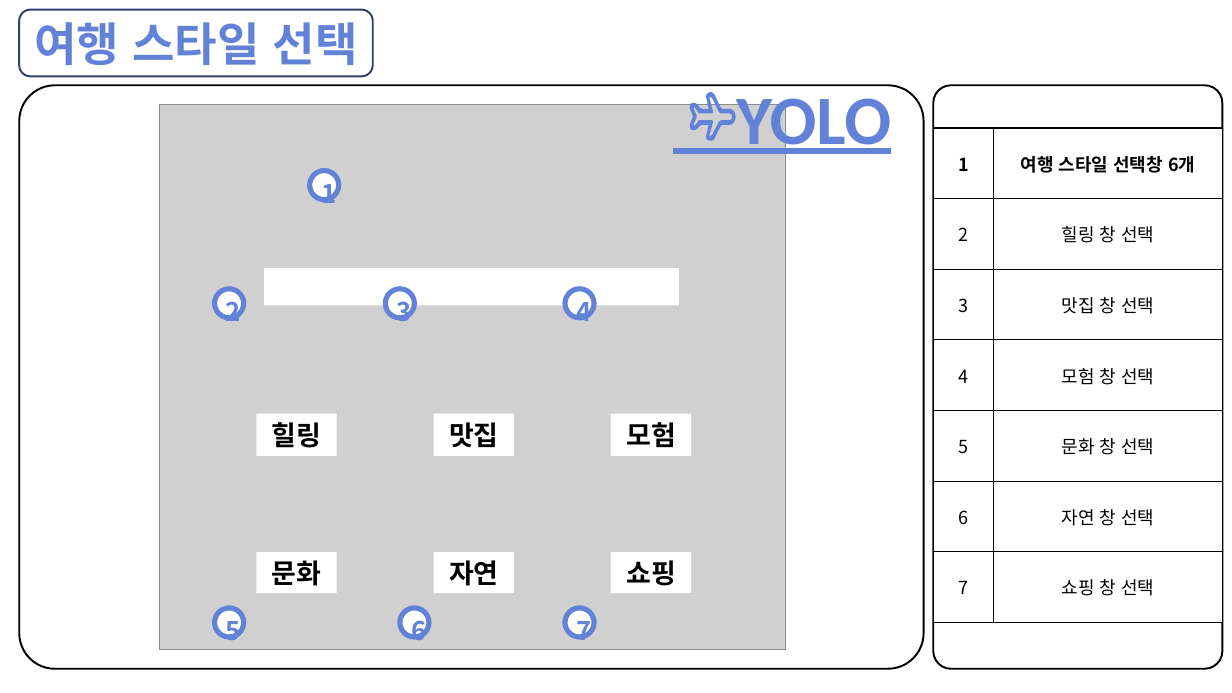
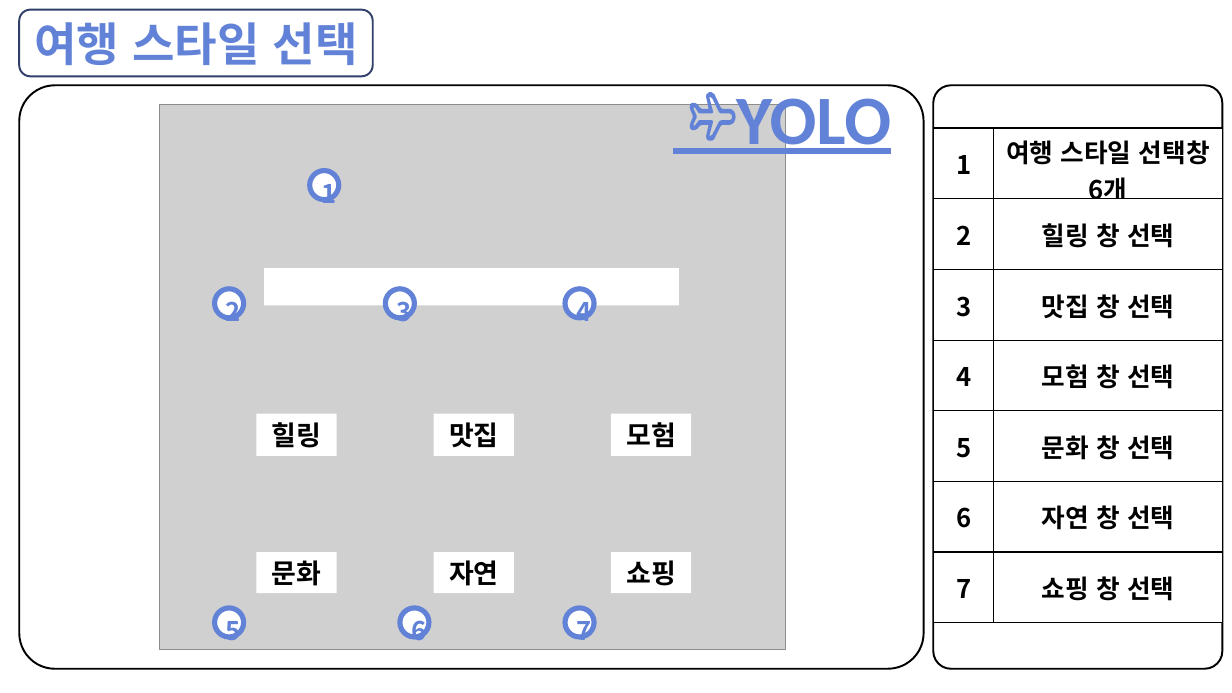
Before and after one commit to Ria007622/webtest, a slide deck: slide 9 of 2502110930 LMG.pptx (slide 7 before the commit). Drawn at 1232x693 pixels with LibreOffice and Linux fonts; fonts in the diff are those of the drawing; grey boxes stand for pictures. Boxes give left, top, right and bottom in pixels: in the first picture for what was removed or moved away, otherwise in the second. Text is boxed around its words. In the diff, an @@ line names an element or a change of style, - is before the commit and + after.

```diff
--- a/2502110930 LMG.pptx
+++ b/2502110930 LMG.pptx
@@ table at [933,128,1223,623] @@
@@ size 14 to 20 pt, bold on @@
```
Also in this commit, not shown: 8 other slides changed, 2 slides added.
